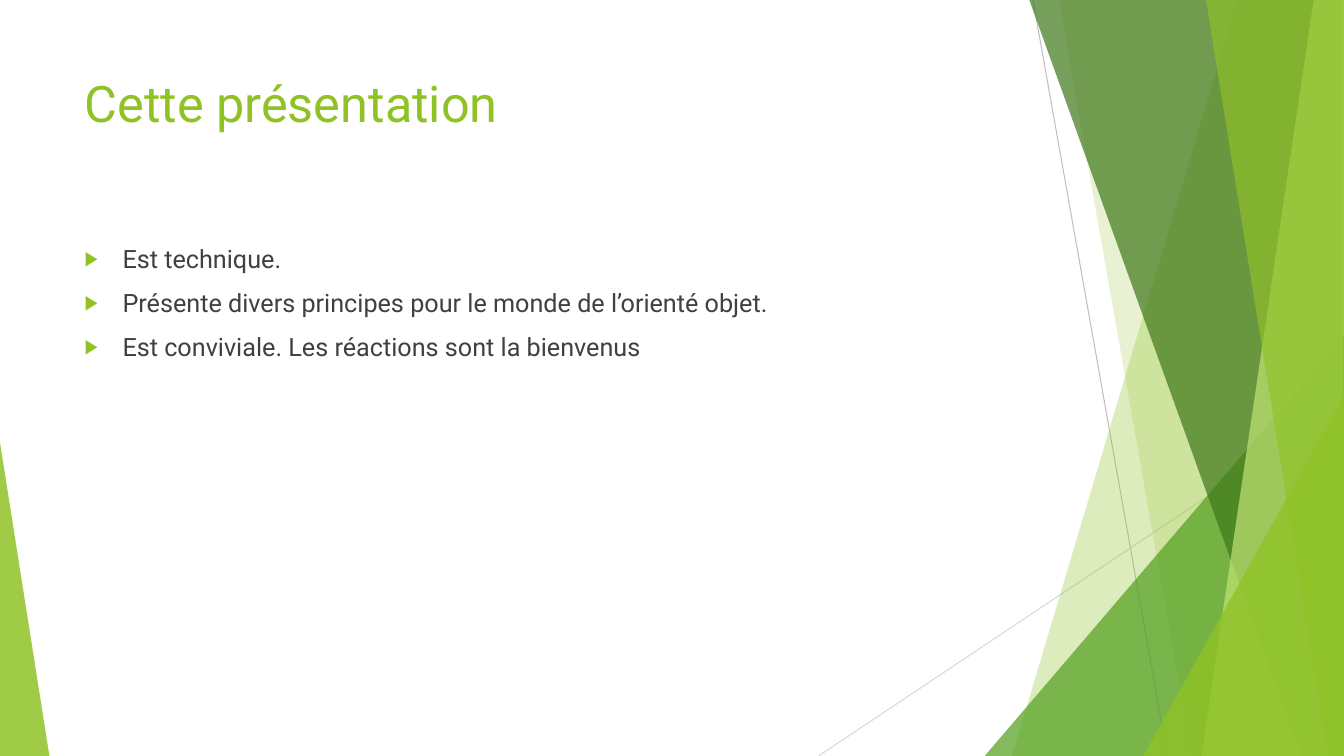
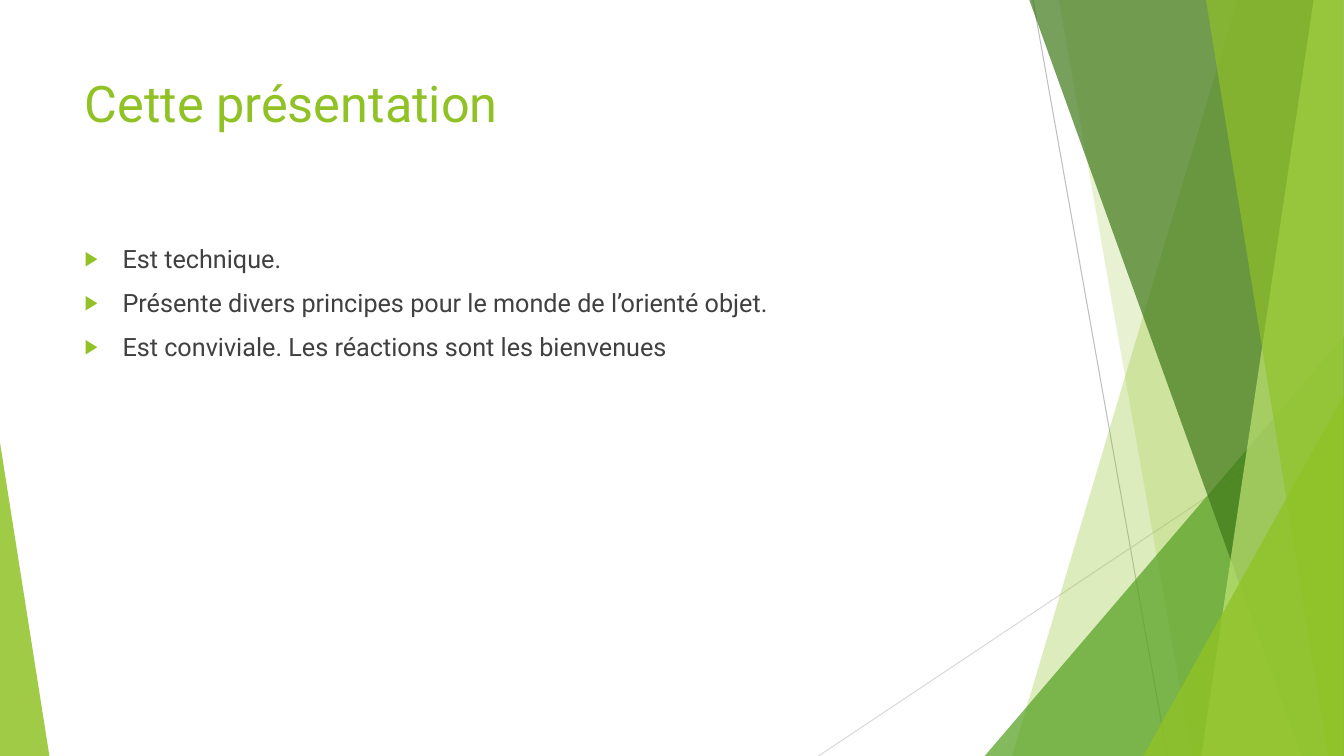
Before and after one commit to worming004/SimpleIsNotEasy, a slide deck: slide 4 of PPT/Easy != Simple.pptx. Drawn at 1344x756 pixels with LibreOffice and Linux fonts; fonts in the diff are those of the drawing. Boxes give left, top, right and bottom in pixels: in the first picture for what was removed or moved away, otherwise in the second. Text is boxed around its words. In the diff, an @@ line names an element or a change of style, - is before the commit and + after.

```diff
--- a/PPT/Easy != Simple.pptx
+++ b/PPT/Easy != Simple.pptx
@@ text at (123,337,666,357): text changed @@
-▶ Est conviviale. Les réactions sont la bienvenus
+▶ Est conviviale. Les réactions sont les bienvenues
```
Also in this commit, not shown: 13 other slides changed.
